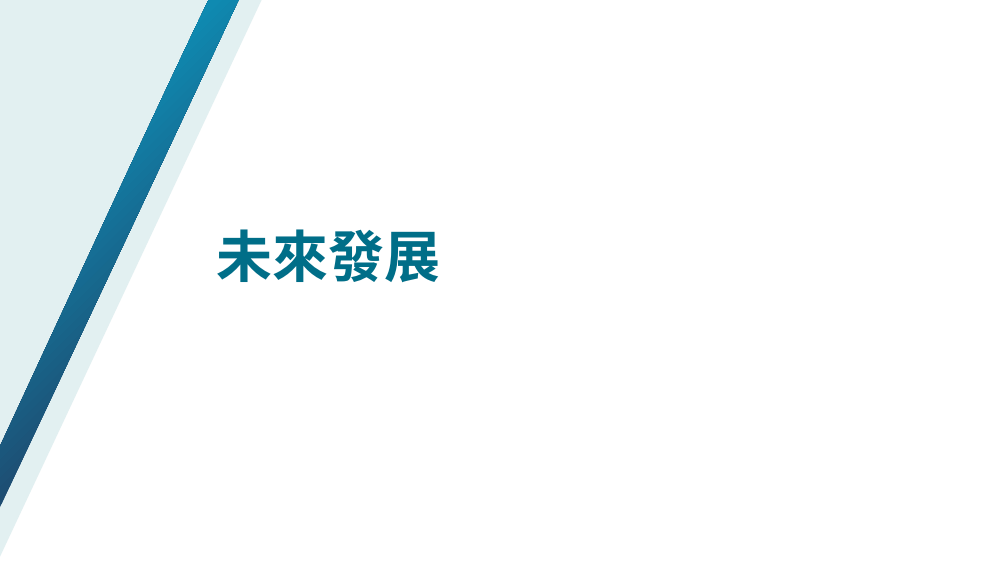
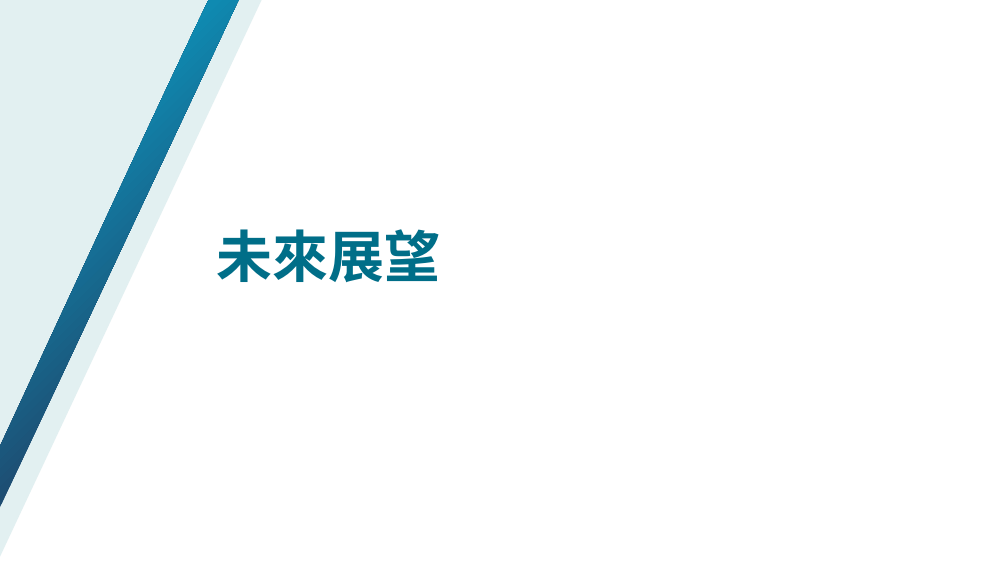
Before and after one commit to DorisssChan/web-crawler, a slide deck: slide 14 of 20200723_CD_詹惠婷.pptx (slide 11 before the commit). Drawn at 1008x567 pixels with LibreOffice and Linux fonts; fonts in the diff are those of the drawing. Boxes give left, top, right and bottom in pixels: in the first picture for what was removed or moved away, otherwise in the second. Text is boxed around its words. In the diff, an @@ line names an element or a change of style, - is before the commit and + after.

```diff
--- a/20200723_CD_詹惠婷.pptx
+++ b/20200723_CD_詹惠婷.pptx
@@ text at (216,229,440,282): text changed @@
-未來發展
+未來展望
```
Also in this commit, not shown: 5 other slides changed, 5 slides added, 1 slide removed.
